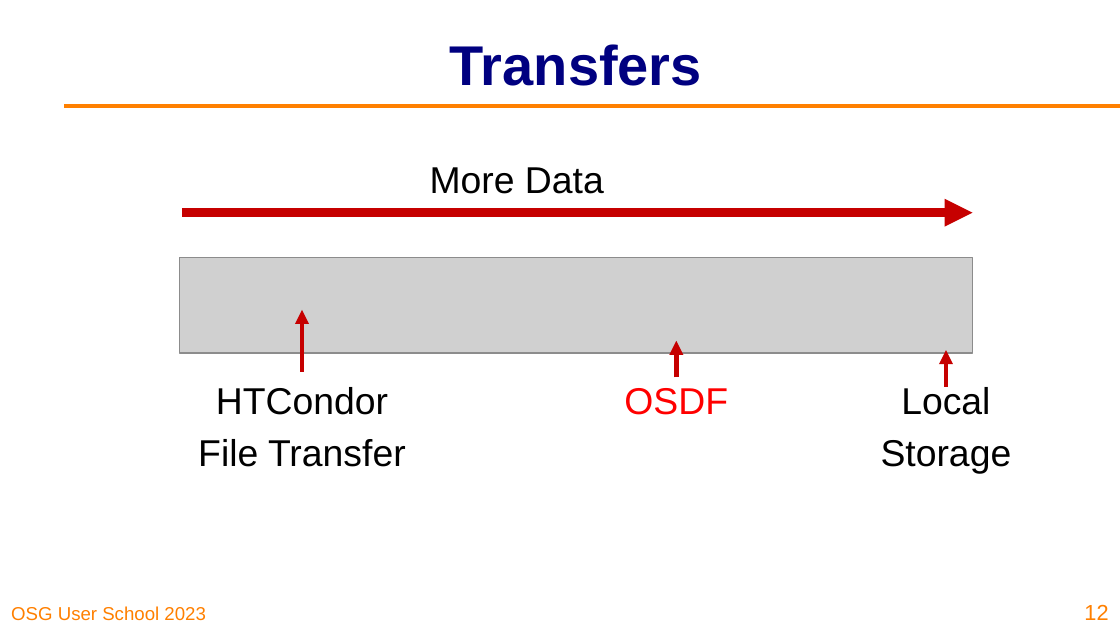
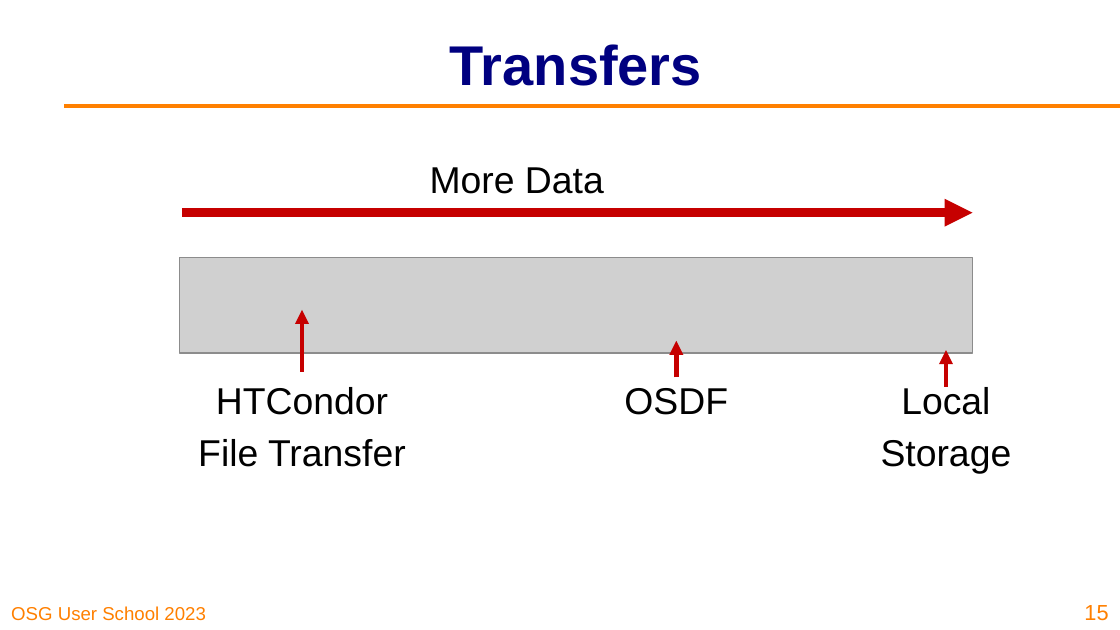
Before and after one commit to osg-htc/user-school-2023, a slide deck: slide 15 of docs/materials/data/files/osgus23-data.pptx (slide 12 before the commit). Drawn at 1120x630 pixels with LibreOffice and Linux fonts; fonts in the diff are those of the drawing; grey boxes stand for pictures; background and template pictures are left out. Boxes give left, top, right and bottom in pixels: in the first picture for what was removed or moved away, otherwise in the second. Text is boxed around its words. In the diff, an @@ line names an element or a change of style, - is before the commit and + after.

```diff
--- a/docs/materials/data/files/osgus23-data.pptx
+++ b/docs/materials/data/files/osgus23-data.pptx
@@ text "OSDF" at (x1=624, y1=388, x2=728, y2=415): text colour #FF0000 to #000000 @@
@@ page number at (x1=1084, y1=605, x2=1108, y2=621): text changed @@
-12
+15
```
Also in this commit, not shown: 15 other slides changed, 15 slides added, 11 slides removed, 1 other file.
